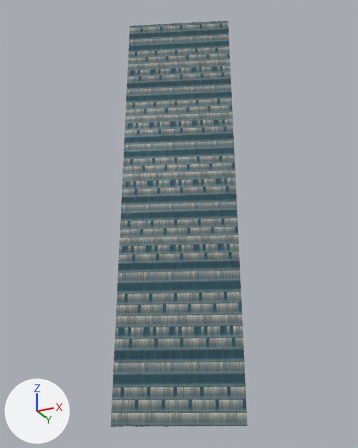
An edit to the glTF model web/data/shibuya/hero/scramblesq.glb, drawn before and after from the same camera.
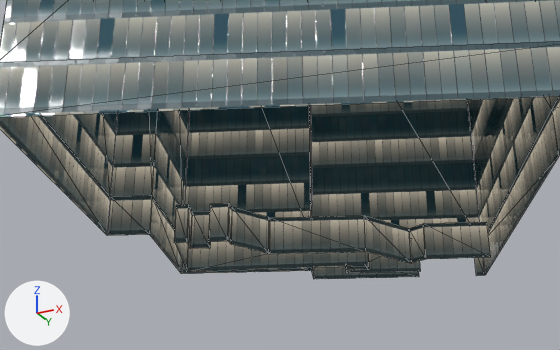
There are two pictures of each version: one whole from a 50 mm lens placed at (636.3, -1366.3, 15.5), pointed at (516.0, -1125.7, 123.7), one close up from a 50 mm lens placed at (560.7, -1217.3, -20.1), pointed at (506.9, -1109.7, 28.3). Lighting does not change. The marker at lower left points along +X, +Y and +Z. The last two pictures show the newer version. The close-ups show mesh edges as thin lines. Vertices at exactly the same position are counted once.

The first close-up shows 'scramblesq_win_scrsq'.
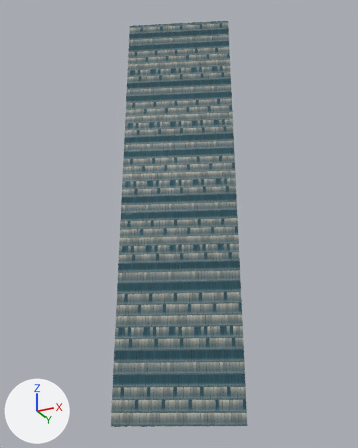
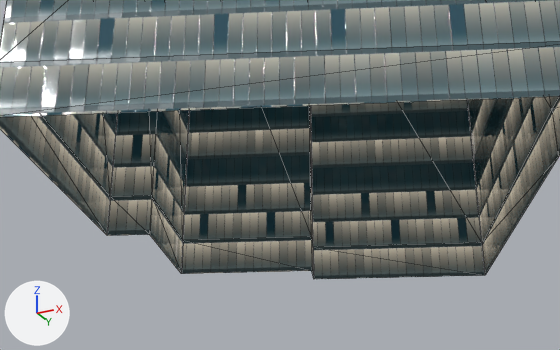
Pixel boxes (x1, y1, x2, y2) of what changed, in the close-ups (560 x 350 px; the box of a moved part takes in the faces that stretch with it):
part 1 of me_scramblesq_win_scrsq, deleted
    before: (174, 203, 491, 273)
part 2 of me_scramblesq_win_scrsq, moved or reshaped
    before: (312, 159, 557, 279)
    after: (311, 159, 557, 279)
part 3 of me_scramblesq_win_scrsq, surface changed
    both: (0, 44, 560, 274)

The edits, one by one:
me_scramblesq_win_scrsq is used by ob_scramblesq_win_scrsq; location (520.5, -1125.6, 14.7).
me_scramblesq_win_scrsq had 149 vertices, 92 faces and spanned x -34.0..38.0, y -42.0..44.0, z 0.0..227.0.
me_scramblesq_win_scrsq now has 72 vertices, 54 faces and spans x -34.0..38.0, y -42.0..44.0, z 0.0..227.0.
me_scramblesq_win_scrsq part 1: 18 loose pieces with 72 vertices, spanning x -33.0..16.0, y 3.0..37.0, z 0.0..6.0, are deleted.
Part 2, on me_scramblesq_win_scrsq:
5 vertices are removed from x 2.0..13.0, y 40.0..44.0, z 0.0..6.0.
7 faces are deleted.
5 new faces join them.
me_scramblesq_win_scrsq part 3: 13 kept faces spanning x -34.0..38.0, y -42.0..44.0, z 0.0..6.0 get new texture (UV) coordinates.
